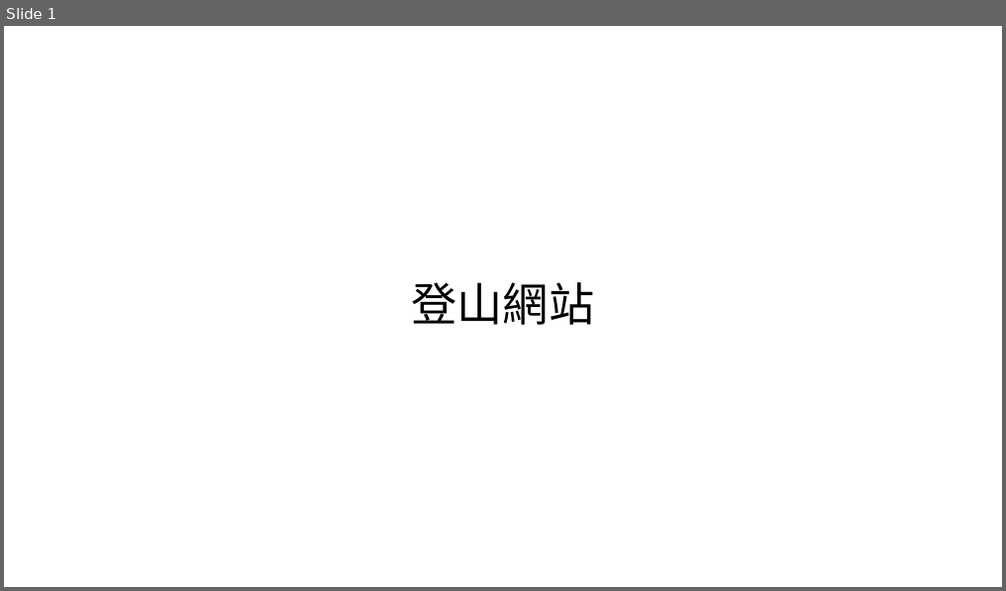
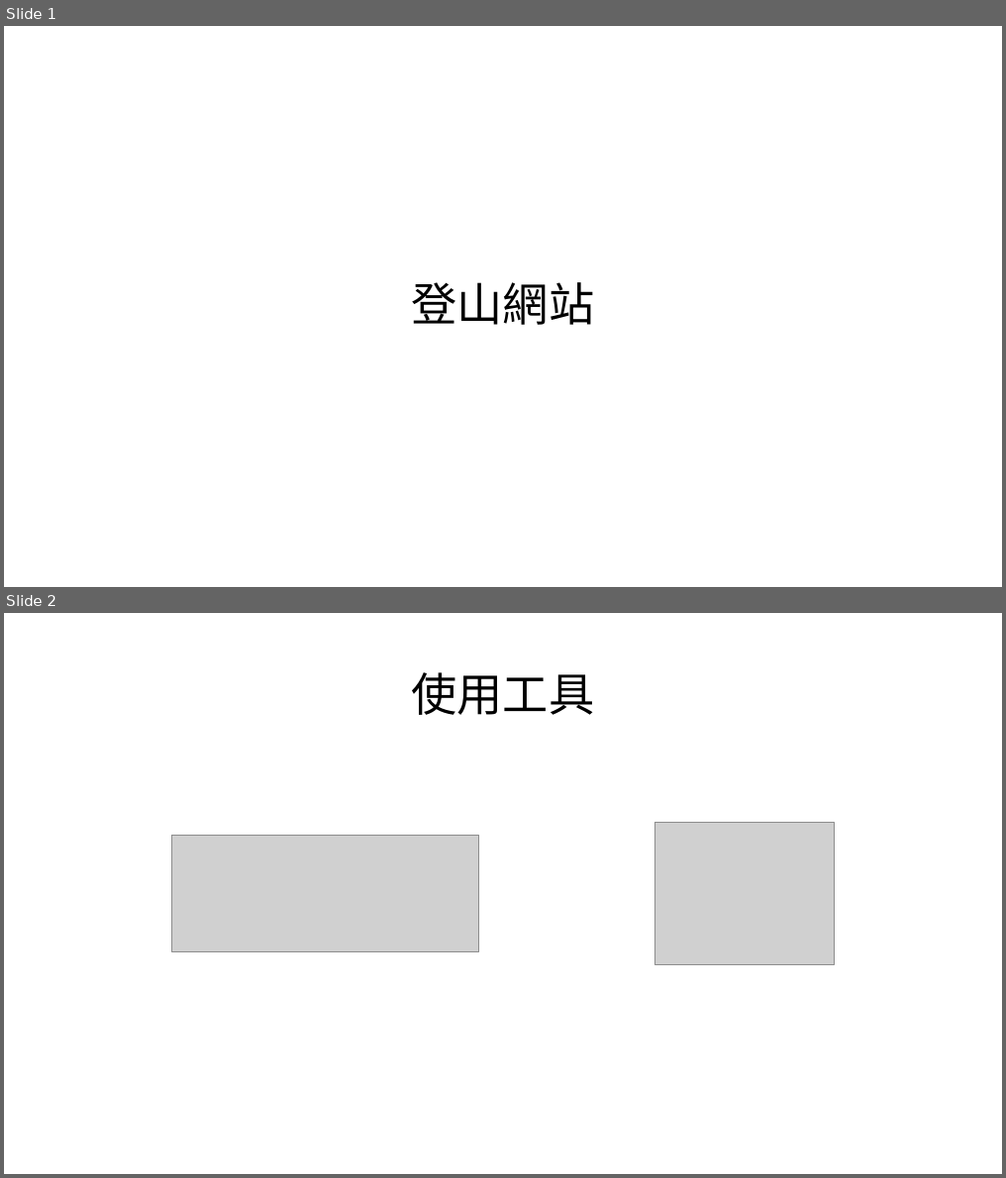
Before and after one commit to Ryujomikz/First-project, a slide deck: ppt/ppt.pptx. Shown one above the other, each under a label of ours: slide 1 before the commit, slides 1 and 2 after it. The pictures are 1006x591 and 1006x1178 pixels, drawn with LibreOffice and Linux fonts; fonts in the diff are those of the drawing; grey boxes stand for pictures. Boxes give left, top, right and bottom in pixels: in the first picture for what was removed or moved away, otherwise in the second. Text is boxed around its words. In the diff, an @@ line names an element or a change of style, - is before the commit and + after.

```diff
--- a/ppt/ppt.pptx
+++ b/ppt/ppt.pptx
@@ slide 2 added at <box>4,613,1002,1174</box>, background #FFFFFF @@
@@ title added at <box>411,672,594,715</box>, 44 pt, text #000000 @@
+使用工具
@@ picture added at <box>172,836,479,952</box> @@
@@ picture added at <box>655,823,835,964</box> @@
```
Also in this commit, not shown: 1 slide changed, 3 other slides added, 3 slides removed, 5 other files.
